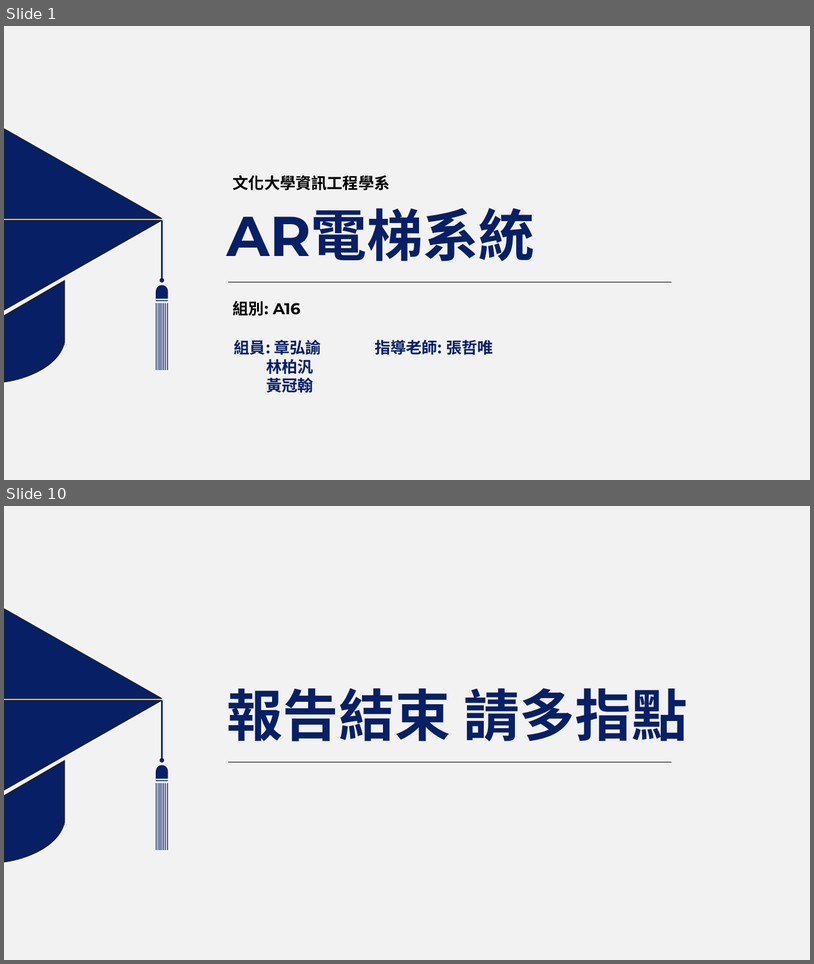
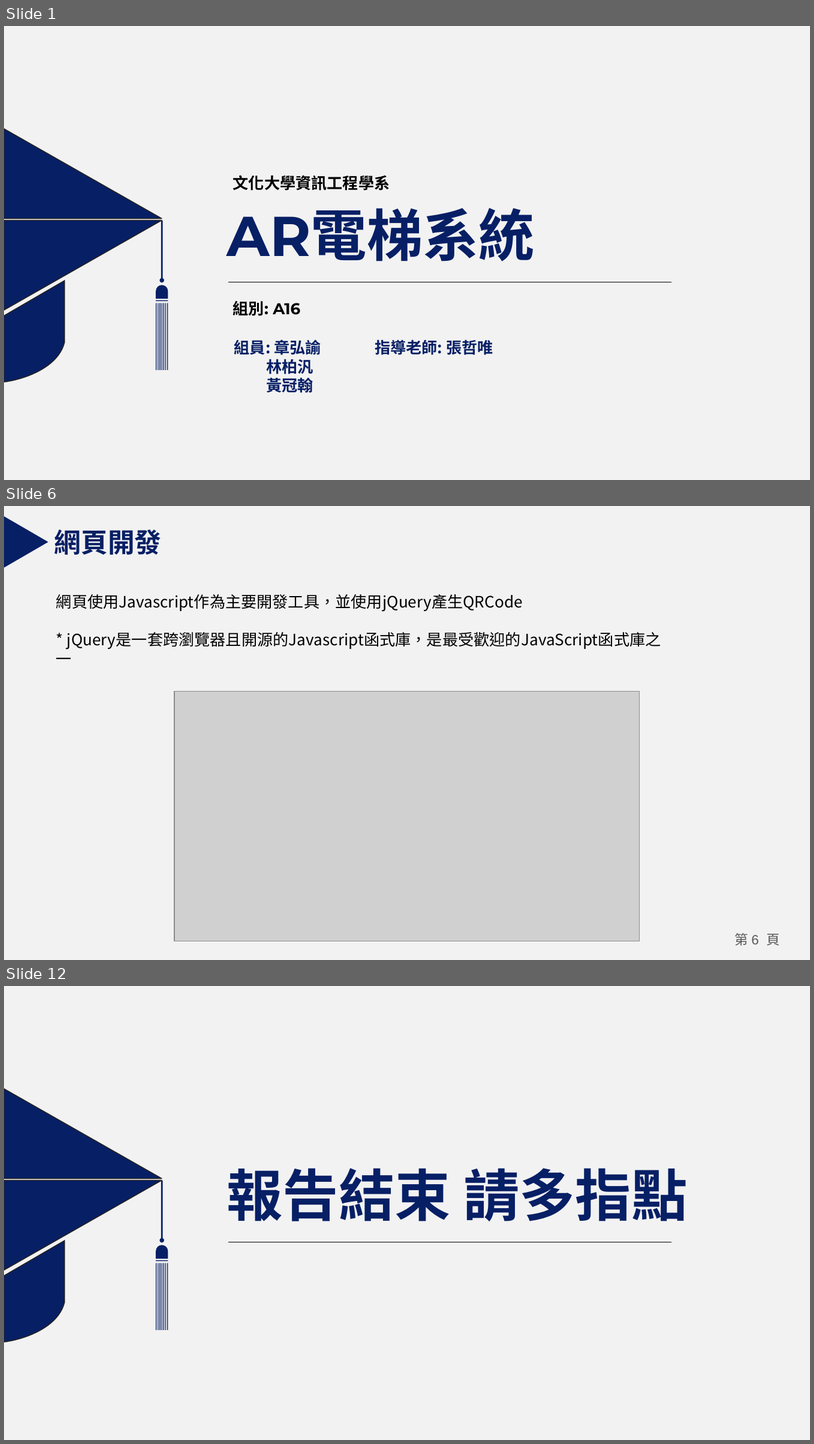
Before and after one commit to Johnnychang889/ARelevator, a slide deck: A16專題期末報告.pptx. Shown one above the other, each under a label of ours: slides 1 and 10 before the commit, slides 1, 6 and 12 after it; the slides between them are not shown. The pictures are 814x964 and 814x1444 pixels, drawn with LibreOffice and Linux fonts; fonts in the diff are those of the drawing; grey boxes stand for pictures. Boxes give left, top, right and bottom in pixels: in the first picture for what was removed or moved away, otherwise in the second. Text is boxed around its words. In the diff, an @@ line names an element or a change of style, - is before the commit and + after.

```diff
--- a/A16專題期末報告.pptx
+++ b/A16專題期末報告.pptx
@@ slide 6 added at [4,506,810,960], background #F2F2F2 @@
@@ triangle added at [5,516,49,568], fill #071F65 @@
@@ text added at [54,529,161,555], 24 pt, text #071F65, bold @@
+網頁開發
@@ text added at [56,594,662,649], 14 pt, text #000000 @@
+網頁使用Javascript作為主要開發工具，並使用jQuery產生QRCode
+* jQuery是一套跨瀏覽器且開源的Javascript函式庫，是最受歡迎的JavaScript函式庫之一
@@ picture added at [174,691,639,940] @@
@@ page number added at [735,933,780,945], 12 pt, text #595959 @@
+第 6 頁
@@ what was slide 10 is now slide 12 @@
```
Also in this commit, not shown: 5 slides changed, 4 other slides added, 3 slides removed, 1 other file.
